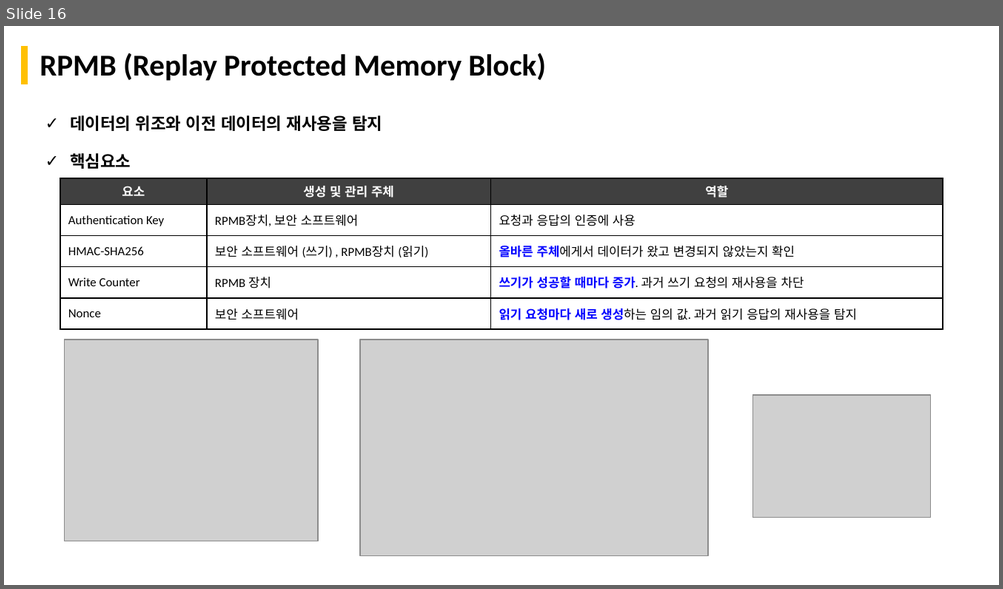
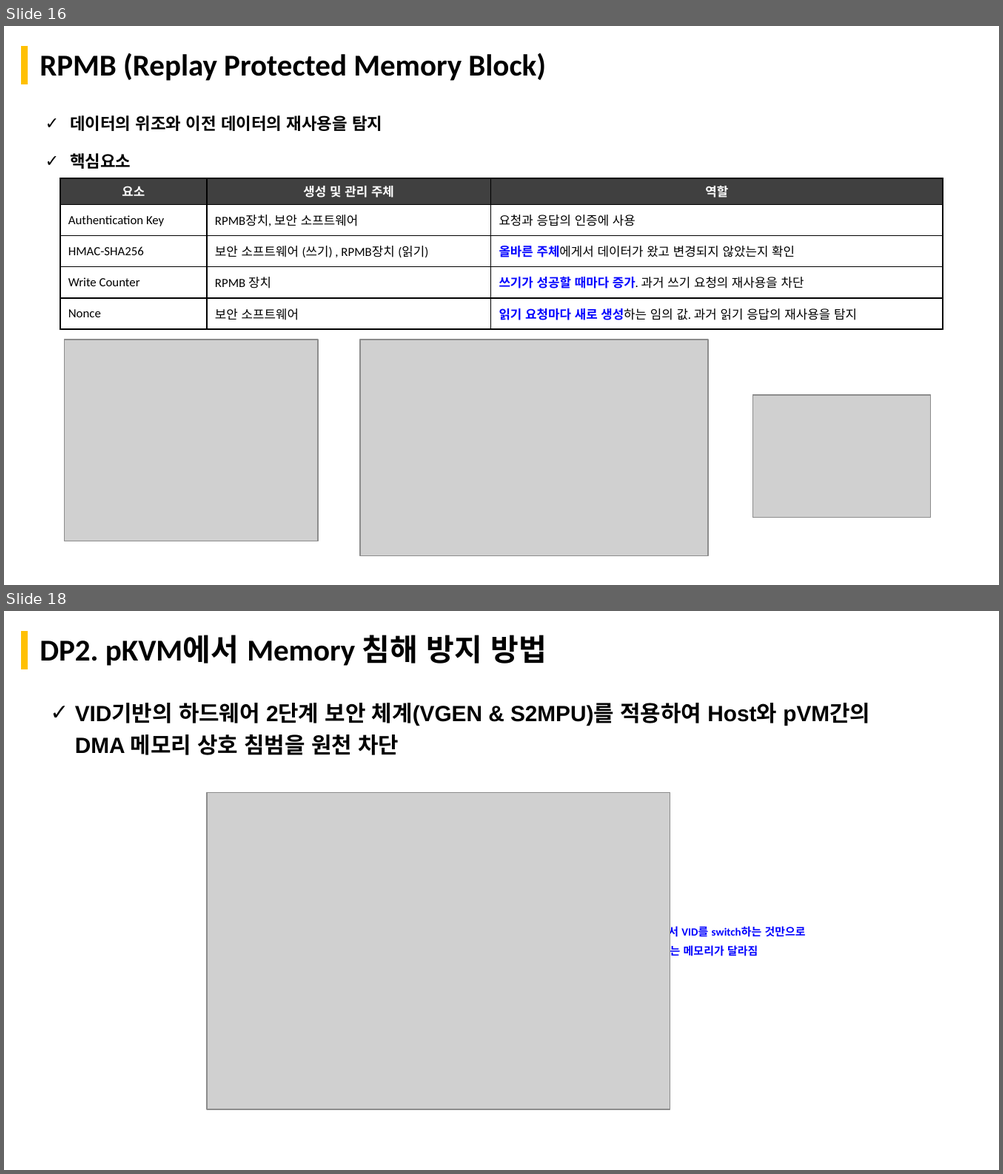
Before and after one commit to boram1288/test-p, a slide deck: ppt/SW_Architect_개인과제_appendix.pptx. Shown one above the other, each under a label of ours: slide 16 before the commit, slides 16 and 18 after it; the slides between them are not shown. The pictures are 1003x589 and 1003x1174 pixels, drawn with LibreOffice and Linux fonts; fonts in the diff are those of the drawing; grey boxes stand for pictures. Boxes give left, top, right and bottom in pixels: in the first picture for what was removed or moved away, otherwise in the second. Text is boxed around its words. In the diff, an @@ line names an element or a change of style, - is before the commit and + after.

```diff
--- a/ppt/SW_Architect_개인과제_appendix.pptx
+++ b/ppt/SW_Architect_개인과제_appendix.pptx
@@ slide 18 added at <box>4,611,999,1170</box>, background #FFFFFF; not listed: 1 template element that a slide beside it also shows @@
@@ title added at <box>40,635,546,666</box>, 22 pt, text #000000, bold @@
+DP2. pKVM에서 Memory 침해 방지 방법
@@ text added at <box>75,703,870,755</box>, 16 pt, text #000000, bold @@
+✓ VID기반의 하드웨어 2단계 보안 체계(VGEN & S2MPU)를 적용하여 Host와 pVM간의 DMA 메모리 상호 침범을 원천 차단
@@ picture added at <box>207,793,669,1111</box> @@
@@ text added at <box>629,925,805,959</box>, 8 pt, text #0000FF, bold @@
+VGEN 에서 VID를 switch하는 것만으로 Access하는 메모리가 달라짐
```
Also in this commit, not shown: 1 other slide added, 1 slide removed, 1 other file.
